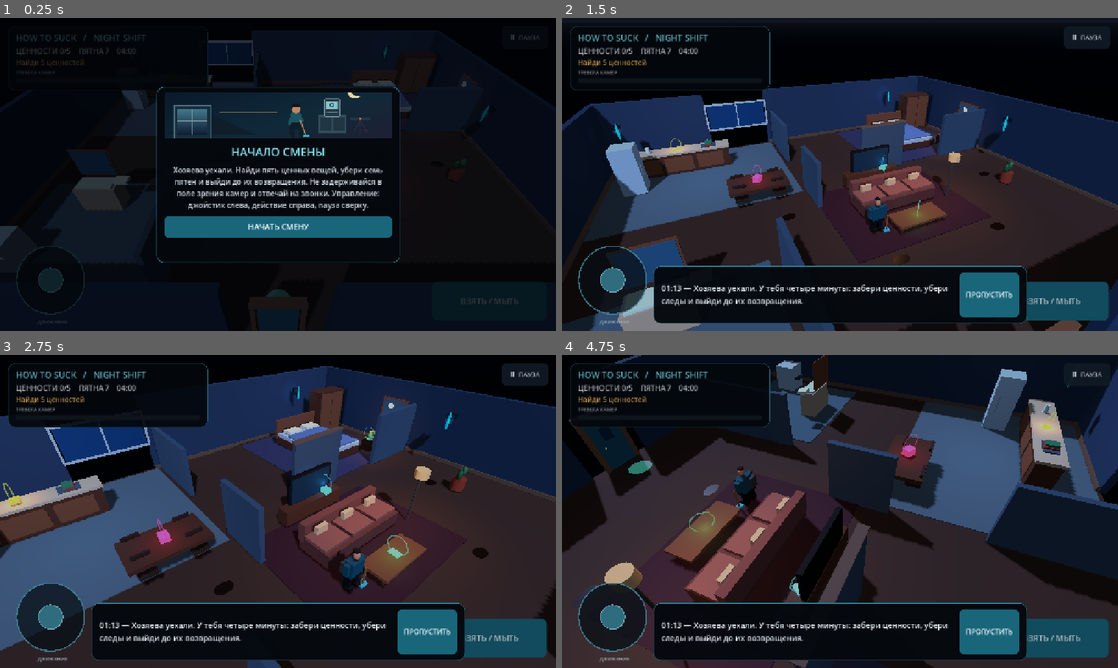
Above: before the commit, frames 1-4 (two rows, left to right).
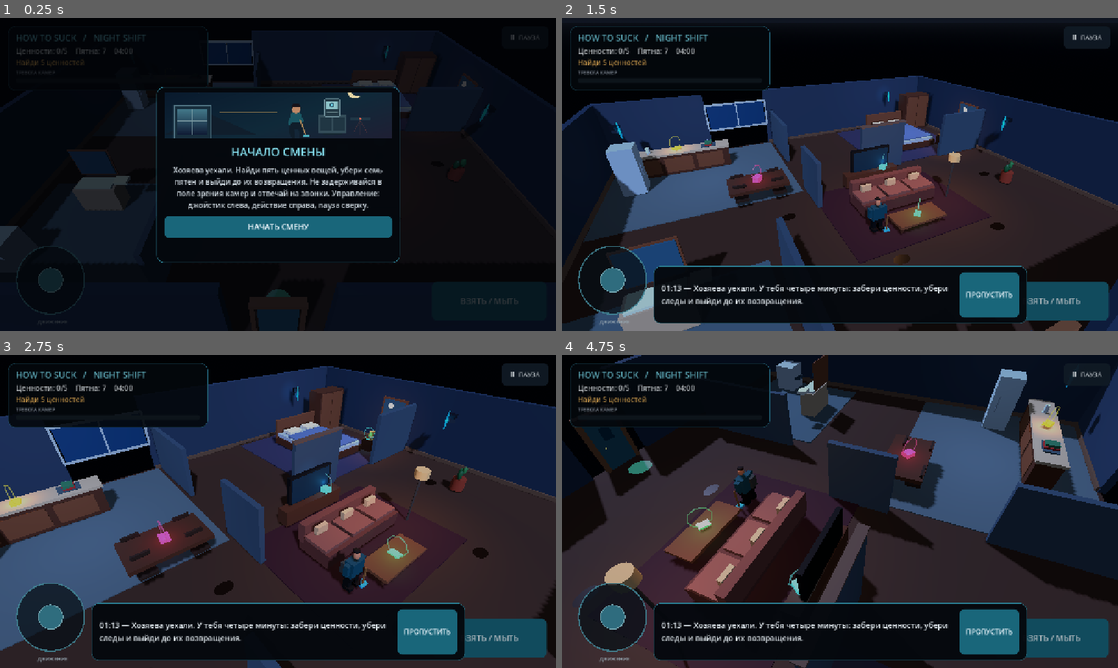
Above: after the commit, the same moments.

Repository: kirovo389-creator/How-to-suck
Game: Godot game, scene res://scenes/main.tscn
The game is run twice, just before and just after one commit, with the same random seed, the same clock (stepped at 60 frames per second) and the same inputs. Sound files missing from this copy of the repository are replaced by a short silence.
Inputs (mouse positions are in pixels of both pictures, inside the frame that each line leads up to):
- Up to frame 1 (0.25 s): no input
- Up to frame 2 (1.5 s): click "НАЧАТЬ СМЕНУ" at 0.5 s; move the mouse to (962, 158) at 1.27 s; hold Right (ui_right) from 1.28 s (still down); click (962, 158) at 1.42 s
- Up to frame 3 (2.75 s): release Right (ui_right) at 2 s; drag from (166, 527) to (250, 574) at 2.02 s
- Up to frame 4 (4.75 s): move the mouse to (895, 442) at 2.77 s; hold Right (ui_right) 2.78-3.5 s; drag from (812, 574) to (673, 464) at 3.52 s; move the mouse to (1006, 558) at 4.27 s; hold Left (ui_left) from 4.28 s (still down)

The runs differ from the first frame. In frame 1, 0.1% of the frame differs, in the area x 4-88%, y 8-34%; in frame 2, 0.5%; in frame 3, 0.5%; in frame 4, 0.7%, in the area x 3-96%, y 9-79%.
Error after the commit: Invalid access to property or key 'location_selected' on a base object of type 'CanvasLayer (hud.gd)'. (res://scripts/game.gd:61)

Commit message:
Build a separate 3D night shop location and switchable world root

Diff:
--- a/scripts/game.gd
+++ b/scripts/game.gd
@@ -16,6 +16,7 @@
 var player
 var hud
 var world
+var level_id: String = "apartment"
 var music: AudioStreamPlayer
 var sfx: AudioStreamPlayer
 var loot_found: int = 0
@@ -47,6 +48,7 @@
     _lighting()
     world = WorldScene.instantiate()
     world.name = "Apartment"
+    world.set("level_id", level_id)
     add_child(world)
     player = PlayerScene.instantiate()
     player.name = "Player"
@@ -56,6 +58,7 @@
     hud = HudScene.instantiate()
     add_child(hud)
     hud.action_pressed.connect(_on_action_pressed)
+    hud.location_selected.connect(_select_level)
     hud.cutscene_skipped.connect(_skip_cutscene)
     hud.movement_changed.connect(player.set_mobile_direction)
     hud.call_answered.connect(_answer_call)
@@ -76,6 +79,21 @@
     add_child(sfx)
     hud.show_intro()
     _refresh_status()
+
+func _select_level(selected_level: String) -> void:
+    if shift_started or ended:
+        return
+    if selected_level != "apartment" and selected_level != "store":
+        return
+    if selected_level == level_id and is_instance_valid(world):
+        return
+    level_id = selected_level
+    if is_instance_valid(world):
+        world.free()
+    world = WorldScene.instantiate()
+    world.name = "Store" if level_id == "store" else "Apartment"
+    world.set("level_id", level_id)
+    add_child(world)
 
 func _process(delta: float) -> void:
     if cutscene_playing:
--- a/scripts/world_builder.gd
+++ b/scripts/world_builder.gd
@@ -1,15 +1,21 @@
 extends Node3D
 
 const CameraScene = preload("res://scenes/security_camera.tscn")
+var level_id: String = "apartment"
 var _exit_hinge: Node3D
 var _exit_target: Node3D
 var _exit_unlocked: bool = false
 
 func _ready() -> void:
-    _build_room()
-    _build_partitions()
-    _build_furniture()
-    _build_decor()
+    if level_id == "store":
+        _build_store_room()
+        _build_store_furniture()
+        _build_store_decor()
+    else:
+        _build_room()
+        _build_partitions()
+        _build_furniture()
+        _build_decor()
     _build_collectibles()
     _build_exit()
     _build_security_cameras()
@@ -89,6 +95,98 @@
     instance.material_override = _material(color)
     parent.add_child(instance)
     return instance
+
+func _build_store_room() -> void:
+    _box("Store polished floor", Vector3(0.0, -0.18, 0.0), Vector3(24.0, 0.35, 20.0), Color(0.19, 0.23, 0.25))
+    _box("Store back wall west", Vector3(-9.0, 2.0, -10.0), Vector3(6.0, 4.0, 0.3), Color(0.13, 0.21, 0.26))
+    _box("Store back wall east", Vector3(5.0, 2.0, -10.0), Vector3(14.0, 4.0, 0.3), Color(0.13, 0.21, 0.26))
+    _box("Store left wall", Vector3(-12.0, 2.0, 0.0), Vector3(0.3, 4.0, 20.0), Color(0.11, 0.18, 0.23))
+    _box("Store right wall", Vector3(12.0, 2.0, 0.0), Vector3(0.3, 4.0, 20.0), Color(0.11, 0.18, 0.23))
+    _box("Store front wall west", Vector3(-6.7, 1.8, 10.0), Vector3(10.6, 3.6, 0.3), Color(0.11, 0.18, 0.23))
+    _box("Store front wall east", Vector3(6.7, 1.8, 10.0), Vector3(10.6, 3.6, 0.3), Color(0.11, 0.18, 0.23))
+    _box("Shopfront glass left", Vector3(-6.0, 2.0, 9.79), Vector3(4.5, 2.35, 0.045), Color(0.08, 0.31, 0.4, 0.48), false)
+    _box("Shopfront glass right", Vector3(6.0, 2.0, 9.79), Vector3(4.5, 2.35, 0.045), Color(0.08, 0.31, 0.4, 0.48), false)
+    _box("Shop entrance mat", Vector3(0.0, 0.018, 8.9), Vector3(2.8, 0.045, 1.25), Color(0.075, 0.26, 0.26), false)
+    for x in [-9.5, -6.0, -2.5, 1.0, 4.5, 8.0]:
+        _box("Store tile inlay", Vector3(x, 0.012, 0.0), Vector3(0.035, 0.025, 18.8), Color(0.28, 0.32, 0.32), false)
+    for z in [-8.4, -0.8, 5.9]:
+        _box("Store floor stripe", Vector3(0.0, 0.015, z), Vector3(22.8, 0.02, 0.035), Color(0.34, 0.37, 0.36), false)
+    _box("Storefront sign housing", Vector3(0.0, 3.18, -9.72), Vector3(6.4, 0.7, 0.12), Color(0.035, 0.07, 0.085), false)
+    var sign := Label3D.new()
+    sign.name = "StorefrontSign"
+    sign.text = "NIGHT MARKET"
+    sign.position = Vector3(0.0, 3.05, -9.63)
+    sign.rotation.y = PI
+    sign.font_size = 64
+    sign.pixel_size = 0.006
+    sign.modulate = Color(0.34, 0.94, 0.78)
+    sign.outline_size = 8
+    sign.outline_modulate = Color(0.015, 0.045, 0.055)
+    add_child(sign)
+
+func _build_store_furniture() -> void:
+    var shelf_frame := Color(0.16, 0.22, 0.24)
+    var shelf_edge := Color(0.47, 0.54, 0.54)
+    var shelf_positions: Array[float] = [-8.0, -4.0, 0.0, 4.0, 8.0]
+    var product_colors: Array[Color] = [
+        Color(0.78, 0.23, 0.18),
+        Color(0.18, 0.56, 0.68),
+        Color(0.87, 0.62, 0.22),
+        Color(0.28, 0.54, 0.31),
+        Color(0.53, 0.35, 0.69)
+    ]
+    for row in range(shelf_positions.size()):
+        var x: float = shelf_positions[row]
+        _box("Aisle shelf left upright %d" % row, Vector3(x - 0.56, 0.9, -4.45), Vector3(0.095, 1.8, 6.35), shelf_frame)
+        _box("Aisle shelf right upright %d" % row, Vector3(x + 0.56, 0.9, -4.45), Vector3(0.095, 1.8, 6.35), shelf_frame)
+        for shelf_level in [0.42, 0.98, 1.53]:
+            _box("Shelf deck %d %.2f" % [row, shelf_level], Vector3(x, shelf_level, -4.45), Vector3(1.12, 0.075, 6.35), shelf_edge, false)
+        for section in range(4):
+            var z: float = -6.65 + float(section) * 1.48
+            for layer in range(2):
+                for side_index in range(2):
+                    var offset_x: float = -0.27 if side_index == 0 else 0.27
+                    var color_index: int = (row + section + layer + side_index) % product_colors.size()
+                    _box("Stock %d %d %d %d" % [row, section, layer, side_index], Vector3(x + offset_x, 0.67 + float(layer) * 0.57, z), Vector3(0.24, 0.34, 0.31), product_colors[color_index], false)
+    _box("Checkout counter", Vector3(-8.7, 0.63, 4.75), Vector3(4.1, 1.25, 1.25), Color(0.21, 0.27, 0.28))
+    _box("Checkout countertop", Vector3(-8.7, 1.29, 4.75), Vector3(4.18, 0.12, 1.34), Color(0.54, 0.57, 0.53), false)
+    _box("Checkout front panel", Vector3(-8.7, 0.65, 4.1), Vector3(3.85, 0.82, 0.045), Color(0.09, 0.16, 0.18), false)
+    _box("Register base", Vector3(-7.75, 1.48, 4.43), Vector3(0.72, 0.28, 0.45), Color(0.07, 0.09, 0.105))
+    _box("Register display", Vector3(-7.75, 1.73, 4.4), Vector3(0.62, 0.28, 0.09), Color(0.2, 0.69, 0.58), false)
+    _box("Barcode scanner", Vector3(-9.0, 1.4, 4.5), Vector3(0.52, 0.07, 0.36), Color(0.095, 0.13, 0.14), false)
+    for basket_index in range(3):
+        _box("Shopping basket %d" % basket_index, Vector3(-10.7 + basket_index * 0.7, 0.26, 6.55), Vector3(0.55, 0.42, 0.65), Color(0.13, 0.42, 0.46))
+    _box("Staff desk", Vector3(8.7, 0.58, 4.85), Vector3(3.0, 1.1, 1.3), Color(0.28, 0.2, 0.14))
+    _box("Staff desk top", Vector3(8.7, 1.17, 4.85), Vector3(3.08, 0.1, 1.38), Color(0.45, 0.34, 0.23), false)
+    _box("Staff locker", Vector3(10.65, 1.05, 6.7), Vector3(1.15, 2.0, 0.8), Color(0.23, 0.3, 0.31))
+    _box("Staff locker handle", Vector3(10.04, 1.1, 6.7), Vector3(0.055, 0.5, 0.07), Color(0.74, 0.71, 0.6), false)
+    _box("Cold display", Vector3(10.55, 1.16, -5.1), Vector3(1.4, 2.25, 5.7), Color(0.2, 0.28, 0.31))
+    _box("Cold display glass", Vector3(9.82, 1.2, -5.1), Vector3(0.035, 1.85, 5.2), Color(0.17, 0.49, 0.57, 0.44), false)
+    for z in [-6.8, -5.1, -3.4]:
+        _box("Cooler light", Vector3(9.79, 1.2, z), Vector3(0.025, 0.04, 1.35), Color(0.25, 0.85, 0.88), false)
+    for x in [-4.2, -2.2]:
+        _cylinder(self, "Queue post", Vector3(x, 0.46, 6.55), 0.065, 0.9, shelf_edge)
+    _box("Queue belt", Vector3(-3.2, 0.65, 6.55), Vector3(1.95, 0.045, 0.06), Color(0.72, 0.31, 0.16), false)
+
+func _build_store_decor() -> void:
+    var signs: Array[String] = ["SNACKS", "HOME", "TECH", "TOYS", "DAILY"]
+    var aisle_x: Array[float] = [-8.0, -4.0, 0.0, 4.0, 8.0]
+    for index in range(signs.size()):
+        var x: float = aisle_x[index]
+        _box("Aisle marker board %d" % index, Vector3(x, 2.04, -0.95), Vector3(1.1, 0.27, 0.11), Color(0.035, 0.085, 0.095), false)
+        var marker_text := Label3D.new()
+        marker_text.name = "Aisle marker label %d" % index
+        marker_text.text = signs[index]
+        marker_text.position = Vector3(x, 2.06, -0.875)
+        marker_text.rotation.y = PI
+        marker_text.font_size = 38
+        marker_text.pixel_size = 0.004
+        marker_text.modulate = Color(0.74, 0.91, 0.88)
+        add_child(marker_text)
+    _box("Wall poster frame", Vector3(11.77, 2.2, 2.5), Vector3(0.08, 1.65, 2.2), Color(0.06, 0.11, 0.12), false)
+    _box("Wall poster", Vector3(11.71, 2.2, 2.5), Vector3(0.025, 1.42, 1.95), Color(0.15, 0.42, 0.39), false)
+    _box("Break room poster frame", Vector3(-11.77, 2.15, -3.3), Vector3(0.08, 1.4, 1.8), Color(0.42, 0.27, 0.15), false)
+    _box("Break room poster", Vector3(-11.71, 2.15, -3.3), Vector3(0.025, 1.18, 1.58), Color(0.2, 0.37, 0.45), false)
 
 func _build_room() -> void:
     _box("Wooden floor", Vector3(0.0, -0.18, 0.0), Vector3(24.0, 0.35, 20.0), Color(0.25, 0.17, 0.125))
@@ -220,6 +318,24 @@
     add_child(floor_light)
 
 func _build_collectibles() -> void:
+    if level_id == "store":
+        _item("Смартфон покупателя", "loot", Vector3(-8.7, 1.45, 4.55), Vector3(0.28, 0.055, 0.46), Color(0.18, 0.78, 0.94))
+        _item("Коллекционная фигурка", "loot", Vector3(-4.0, 1.56, -3.65), Vector3(0.28, 0.33, 0.28), Color(0.91, 0.43, 0.17))
+        _item("Игровая приставка", "loot", Vector3(0.0, 1.62, -5.05), Vector3(0.52, 0.22, 0.34), Color(0.25, 0.75, 0.95))
+        _item("Дорогие часы", "loot", Vector3(4.0, 1.58, -2.95), Vector3(0.37, 0.12, 0.3), Color(0.95, 0.75, 0.2))
+        _item("Конверт из сейфа", "loot", Vector3(8.25, 1.28, 4.65), Vector3(0.42, 0.055, 0.3), Color(0.23, 0.82, 0.4))
+        var store_stains: Array[Vector3] = [
+            Vector3(-6.1, 0.018, 1.0),
+            Vector3(-2.0, 0.018, 2.2),
+            Vector3(2.1, 0.018, 1.0),
+            Vector3(6.2, 0.018, 1.7),
+            Vector3(-6.0, 0.018, -8.1),
+            Vector3(2.0, 0.018, -8.1),
+            Vector3(8.5, 0.018, 0.0)
+        ]
+        for store_index in range(store_stains.size()):
+            _item("Разлив в магазине %d" % (store_index + 1), "dirt", store_stains[store_index], Vector3(0.8, 0.035, 0.55), Color(0.12, 0.075, 0.042), 3)
+        return
     _item("Золотые часы", "loot", Vector3(-8.0, 1.45, -7.5), Vector3(0.42, 0.12, 0.32), Color(0.98, 0.67, 0.17))
     _item("Шкатулка", "loot", Vector3(-4.15, 1.05, -2.3), Vector3(0.42, 0.28, 0.36), Color(0.85, 0.2, 0.36))
     _item("Редкая приставка", "loot", Vector3(2.8, 0.9, -1.12), Vector3(0.56, 0.22, 0.34), Color(0.23, 0.73, 0.91))
@@ -345,11 +461,17 @@
     add_child(camera)
 
 func _build_security_cameras() -> void:
-    var positions := [
+    var positions: Array[Vector3] = [
         Vector3(-10.8, 3.0, -8.2),
         Vector3(10.75, 3.0, 0.2),
         Vector3(8.2, 3.0, -9.2)
     ]
+    if level_id == "store":
+        positions = [
+            Vector3(-10.8, 3.0, -8.2),
+            Vector3(10.75, 3.0, 7.2),
+            Vector3(8.2, 3.0, -8.8)
+        ]
     for index in range(positions.size()):
         var camera := CameraScene.instantiate() as Node3D
         camera.name = "SecurityCamera%d" % (index + 1)
